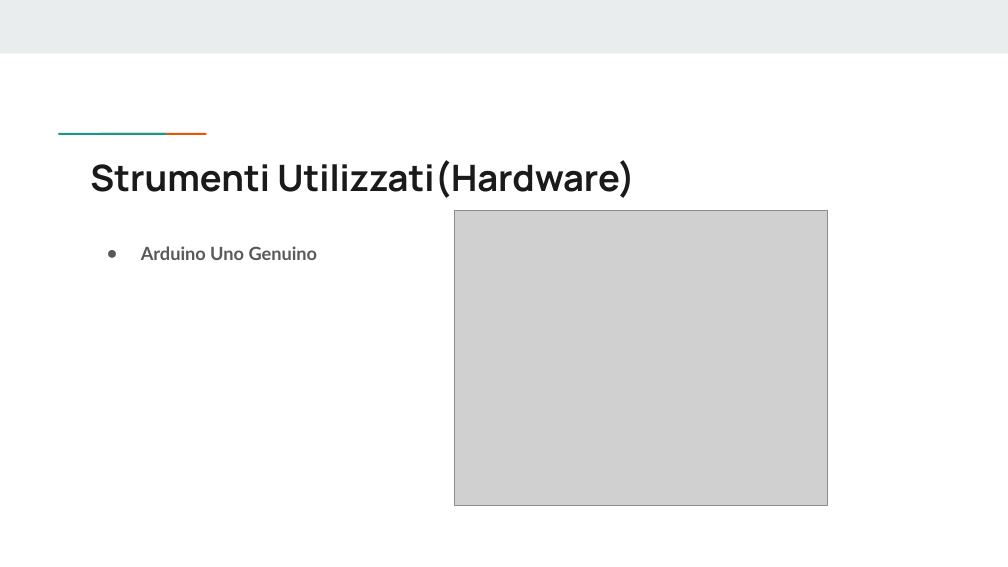
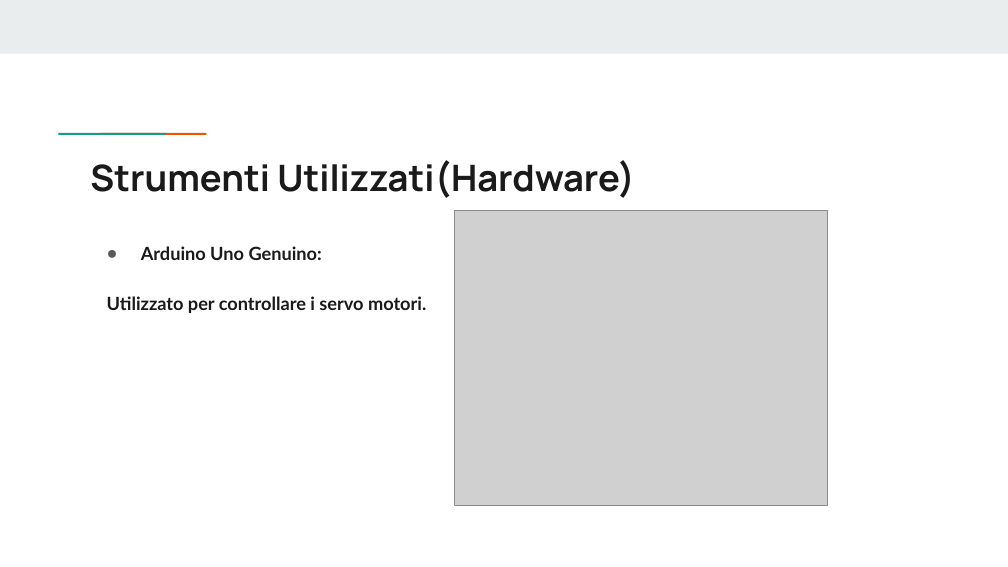
Before and after one commit to Sguinza/Progetto-Secondo-Quadrimestre, a slide deck: slide 4 of Presentazione Progetto (1).pptx (slide 3 before the commit). Drawn at 1008x567 pixels with LibreOffice and Linux fonts; fonts in the diff are those of the drawing; grey boxes stand for pictures. Boxes give left, top, right and bottom in pixels: in the first picture for what was removed or moved away, otherwise in the second. Text is boxed around its words. In the diff, an @@ line names an element or a change of style, - is before the commit and + after.

```diff
--- a/Presentazione Progetto (1).pptx
+++ b/Presentazione Progetto (1).pptx
@@ text at (x1=107, y1=246, x2=426, y2=313): text changed; text colour #595959 to #1A1A1A @@
-● Arduino Uno Genuino
+● Arduino Uno Genuino:
+Utilizzato per controllare i servo motori.
```
Also in this commit, not shown: 7 other slides changed, 5 slides added, 3 slides removed.
